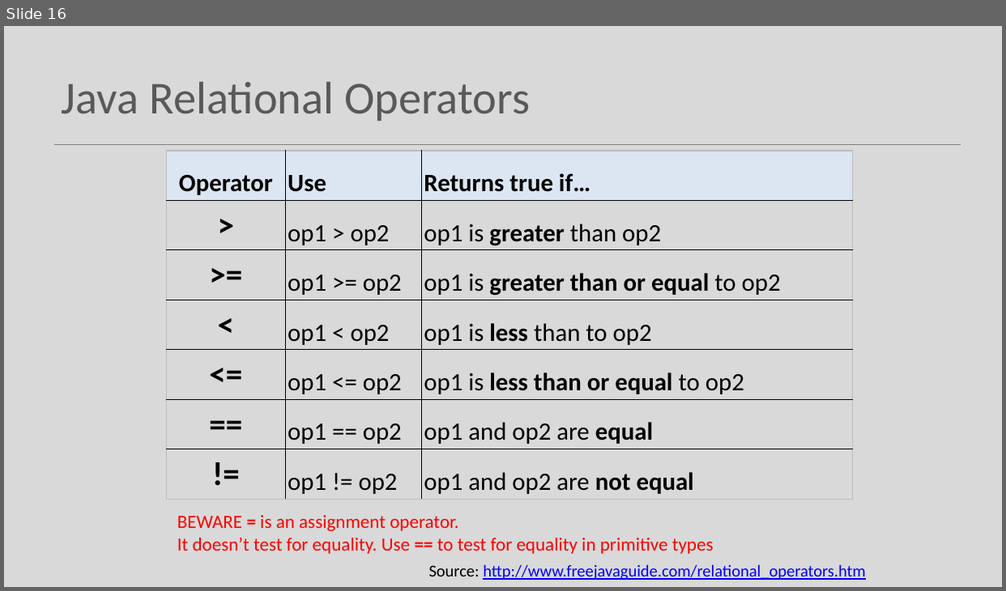
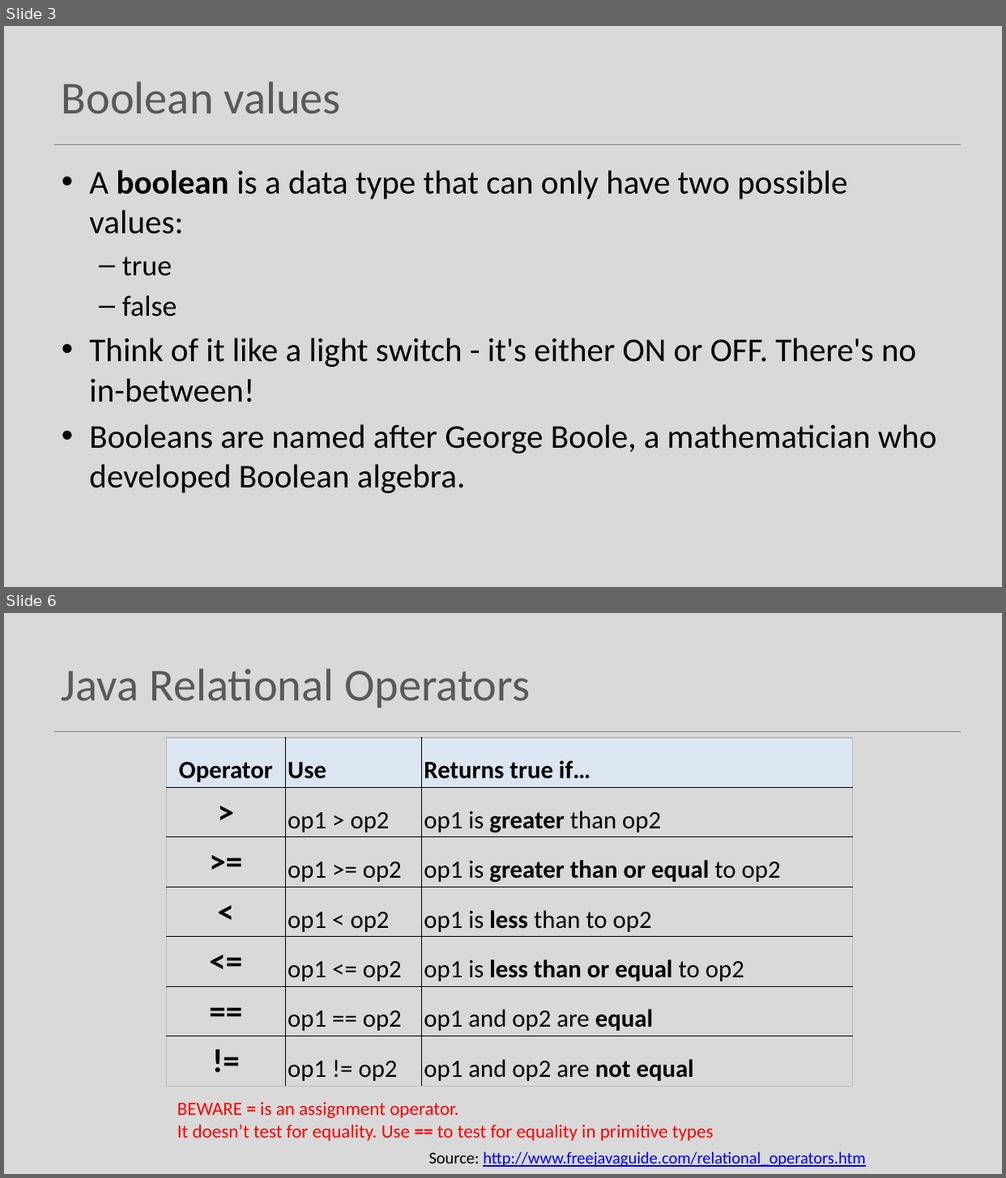
Before and after one commit to Programming-Fundamentals-SETU/prog-fund-1-sept-25, a slide deck: topic04-selection/unit-1/talk-3/c-boolean-cond.pptx. Shown one above the other, each under a label of ours: slide 16 before the commit, slides 3 and 6 after it; the slides between them are not shown. The pictures are 1006x591 and 1006x1178 pixels, drawn with LibreOffice and Linux fonts; fonts in the diff are those of the drawing. Boxes give left, top, right and bottom in pixels: in the first picture for what was removed or moved away, otherwise in the second. Text is boxed around its words. In the diff, an @@ line names an element or a change of style, - is before the commit and + after.

```diff
--- a/topic04-selection/unit-1/talk-3/c-boolean-cond.pptx
+++ b/topic04-selection/unit-1/talk-3/c-boolean-cond.pptx
@@ slide 3 added at [4,26,1002,587], background #D9D9D9; not listed: 1 template element that a slide beside it also shows @@
@@ title added at [62,82,340,114], 44 pt, text #595959 @@
+Boolean values
@@ text added at [89,170,937,493], 32 pt, text #000000 @@
+• A boolean is a data type that can only have two possible values:
+  – true
+  – false
+• Think of it like a light switch - it's either ON or OFF. There's no in-between!
+• Booleans are named after George Boole, a mathematician who developed Boolean algebra.
@@ what was slide 16 is now slide 6 @@
```
Also in this commit, not shown: 2 slides changed, 10 other slides added, 15 slides removed, 4 other files.
